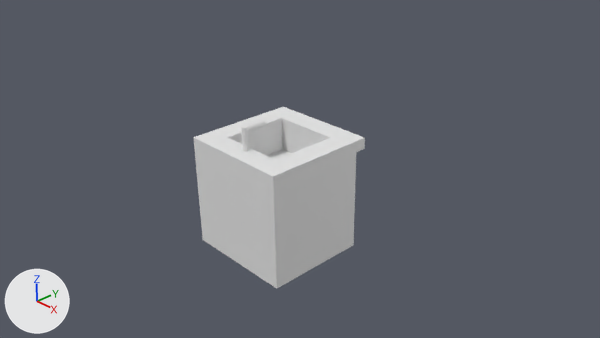
An edit to the Blender file Art/wash.blend, drawn before and after from the same camera.
Both versions are drawn from the file's camera 'Camera'. Lighting does not change. The marker at lower left points along +X, +Y and +Z. Objects named as collision shapes, trigger or cutter boxes, shadow casters or lower levels of detail are left out.
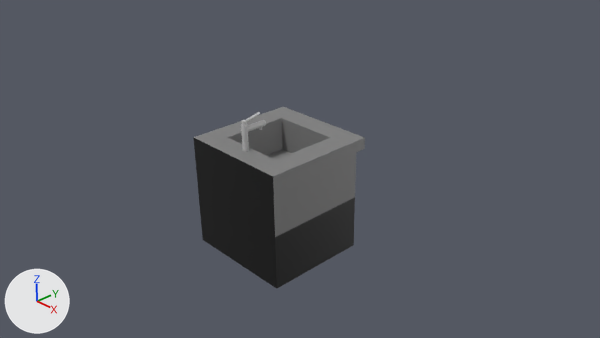
Diff of the bpy script that builds the scene:
```diff
--- a/Art/wash.blend.py
+++ b/Art/wash.blend.py
@@ img_oventexture_png @@
+img_oventexture_png = load_image('ovenTexture.png', '../Deployment/Data/Textures/ovenTexture.png', 512, 512, 'sRGB')
@@ mat_oventexture_png @@
+mat_oventexture_png = principled_material('ovenTexture.png')
+mat_oventexture_png.texture = img_oventexture_png
@@ me_cylinder_001_1 @@
+me_cylinder_001_1.from_pydata(...)  # 372 vertices, 242 faces; spans x -20.0..20.0, y -47.0..4.0, z -7.5..2.5
+me_cylinder_001_1.materials.append(mat_oventexture_png)  # picture img_oventexture_png
@@ ob_wash @@
-ob_wash = bpy.data.objects.new('Wash', me_cube_008)
-ob_wash.location = (0.0, -0.1, -0.3)
-ob_wash.scale = (1.0, 0.9, 0.7)
+ob_wash = bpy.data.objects.new('Wash', me_cylinder_001_1)
+ob_wash.location = (0.0, -0.5, 1.35)
+ob_wash.rotation_euler = (1.571, 0.0, 0.0)  # degrees (90, 0, 0)
+ob_wash.scale = (0.05, 0.05, 0.2)
@@ ob_cylinder_001 @@
-ob_cylinder_001 = bpy.data.objects.new('Cylinder.001', me_cylinder_001)
-ob_cylinder_001.location = (0.0, -0.5, 1.35)
-ob_cylinder_001.rotation_euler = (1.571, 0.0, 0.0)  # degrees (90, 0, 0)
-ob_cylinder_001.scale = (0.05, 0.05, 0.2)
@@ ob_cylinder @@
-ob_cylinder = bpy.data.objects.new('Cylinder', me_cylinder_001)
-ob_cylinder.location = (0.0, -0.7, 1.2)
-ob_cylinder.scale = (0.05, 0.05, 0.2)
```

What differs and where, as boxes [x1, y1, x2, y2] in the pictures (600 x 338 px):
'Wash', moved, turned, rescaled: [193, 107, 365, 288] in both
'Cylinder', deleted: before [241, 125, 249, 151]
'Cylinder.001', deleted: before [247, 120, 266, 132]
